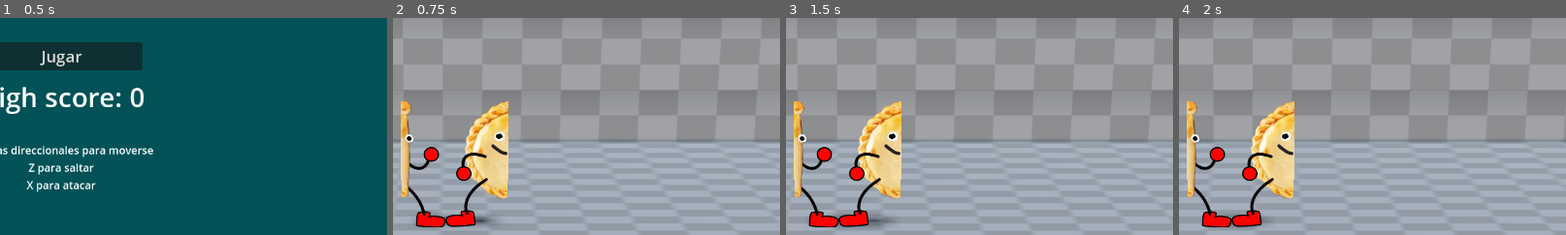
Above: before the commit, frames 1-4 (left to right).
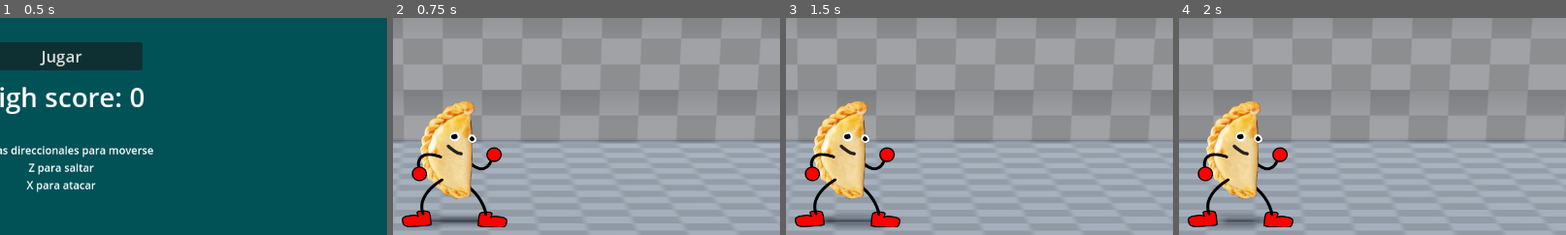
Above: after the commit, the same moments.

Repository: julabrego/unl_TrabajoFinal_2024
Game: Godot game, scene res://Assets/Scenes/UI/main_menu.tscn
The game is run twice, just before and just after one commit, with the same random seed, the same clock (stepped at 60 frames per second) and the same inputs.
Inputs:
- Up to frame 1 (0.5 s): no input
- Up to frame 2 (0.75 s): click "Jugar" at 0.5 s
- Up to frame 3 (1.5 s): tap Enter at 1.25 s; hold Right (ui_right) from 1.28 s (still down)
- Up to frame 4 (2 s): keep holding Right (ui_right)
The pictures show only the part of the screen within x 42-92%, y 28-78%; the shares and areas given below are measured in that part.

Frame 1 is identical in both runs. In frame 2, 11% of the frame differs, in the area x 2-30%, y 38-97%; in frame 3, 11%; in frame 4, 11%.

Commit message:
fix: attack 2 animation

Diff:
--- a/Assets/Scenes/Characters/Empanada/empanada.tscn
+++ b/Assets/Scenes/Characters/Empanada/empanada.tscn
@@ -22,7 +22,7 @@
 
 [sub_resource type="Animation" id="Animation_seguq"]
 resource_name = "Attack_1"
-length = 0.3325
+length = 0.25
 loop_mode = 1
 tracks/0/type = "value"
 tracks/0/imported = false
@@ -137,6 +137,18 @@
 "update": 1,
 "values": [true]
 }
+tracks/4/type = "value"
+tracks/4/imported = false
+tracks/4/enabled = true
+tracks/4/path = NodePath("Sprite3D:region_rect")
+tracks/4/interp = 1
+tracks/4/loop_wrap = true
+tracks/4/keys = {
+"times": PackedFloat32Array(0),
+"transitions": PackedFloat32Array(1),
+"update": 0,
+"values": [Rect2(0, 0, 178, 221)]
+}
 
 [sub_resource type="Animation" id="Animation_ddgbw"]
 resource_name = "idle"
@@ -176,10 +188,22 @@
 "update": 1,
 "values": [false]
 }
+tracks/3/type = "value"
+tracks/3/imported = false
+tracks/3/enabled = true
+tracks/3/path = NodePath("Sprite3D:region_rect")
+tracks/3/interp = 1
+tracks/3/loop_wrap = true
+tracks/3/keys = {
+"times": PackedFloat32Array(0),
+"transitions": PackedFloat32Array(1),
+"update": 0,
+"values": [Rect2(0, 0, 178, 221)]
+}
 
 [sub_resource type="Animation" id="Animation_6u4hh"]
 resource_name = "Attack_2"
-length = 0.3325
+length = 0.25
 loop_mode = 1
 tracks/0/type = "value"
 tracks/0/imported = false
@@ -226,10 +250,10 @@
 tracks/3/interp = 1
 tracks/3/loop_wrap = true
 tracks/3/keys = {
-"times": PackedFloat32Array(0, 0.0269697, 0.0724725, 0.168736),
-"transitions": PackedFloat32Array(1, 1, 1, 1),
-"update": 1,
-"values": [Rect2(0, 0, 178, 221), Rect2(282, 1, 178, 220), Rect2(535, 0, 220, 221), Rect2(846, 0, 178, 221)]
+"times": PackedFloat32Array(0, 0.0269697, 0.0632694, 0.0999553, 0.170983),
+"transitions": PackedFloat32Array(1, 1, 1, 1, 1),
+"update": 1,
+"values": [Rect2(0, 0, 178, 221), Rect2(282, 1, 178, 220), Rect2(535, 0, 220, 221), Rect2(846, 0, 178, 221), Rect2(1126, 0, 178, 221)]
 }
 tracks/4/type = "value"
 tracks/4/imported = false
@@ -265,7 +289,7 @@
 [node name="Sprite3D" type="Sprite3D" parent="."]
 texture = ExtResource("1_03la8")
 region_enabled = true
-region_rect = Rect2(282, 1, 178, 220)
+region_rect = Rect2(0, 0, 178, 221)
 
 [node name="AttackHitbox" type="Area3D" parent="Sprite3D"]
 transform = Transform3D(1, 0, 0, 0, 1, 0, 0, 0, 1, 0.910621, 0.14529, 0)
--- a/Assets/Scripts/Characters/Empanada/empanada-movement.gd
+++ b/Assets/Scripts/Characters/Empanada/empanada-movement.gd
@@ -7,7 +7,7 @@
 @export var SPEED := 4
 @export var JUMP_FORCE := 10
 @export var GRAVITY := 19.8
-@export var attack := ["Attack_1"]
+@export var attack := ["Attack_1", "Attack_2"]
 
 var current_attack_damage := 10
 var attack_index := -1
